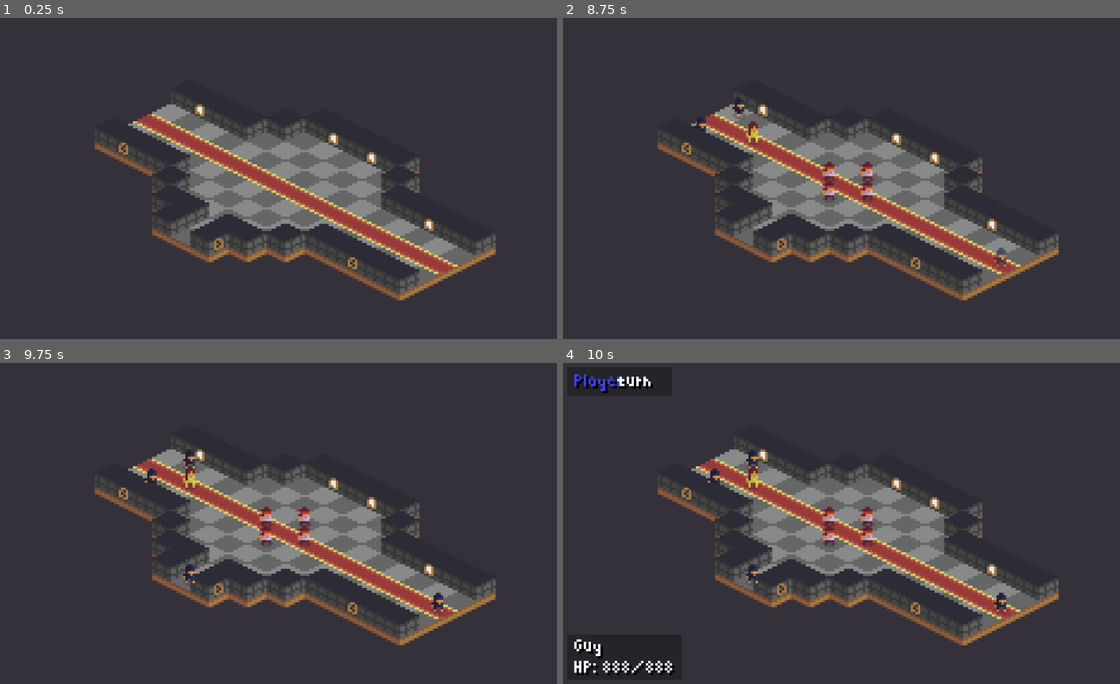
Above: before the commit, frames 1-4 (two rows, left to right).
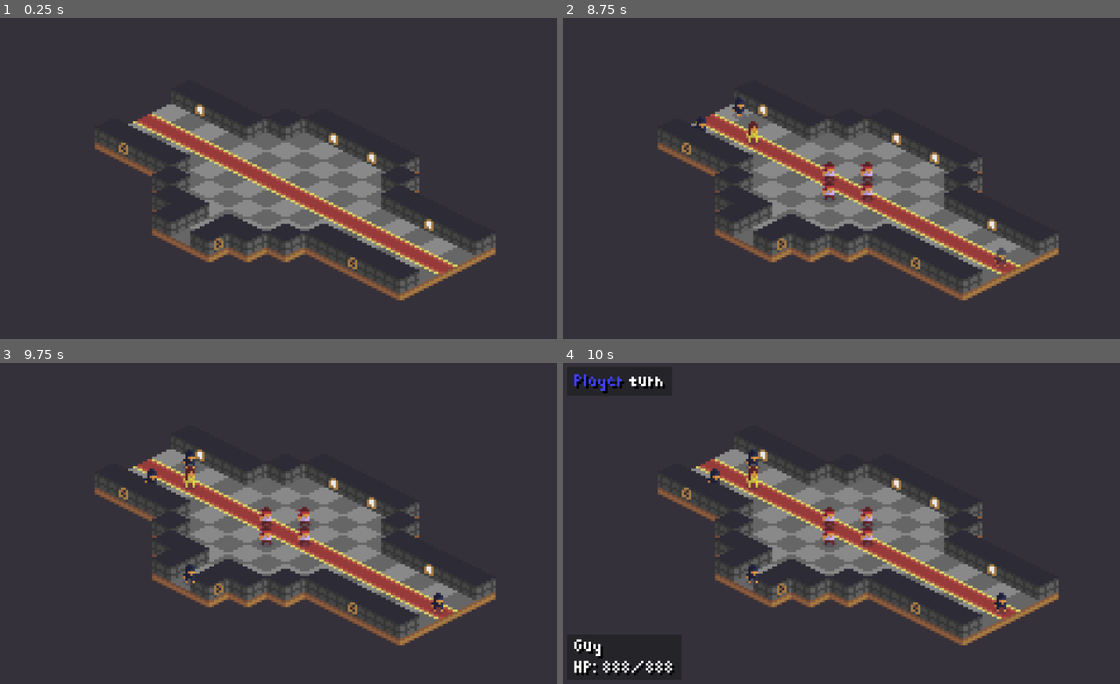
Above: after the commit, the same moments.

Repository: steambap/bit-tactics
Game: Godot game, scene res://scenes/01_castle.tscn
Two runs of this game, one before a commit and one after it. Both use one fixed random seed, a clock stepped at 60 frames per second and the inputs below.
Inputs:
- Up to frame 1 (0.25 s): no input
- Up to frame 2 (8.75 s): tap Enter (ui_accept) at 0.5, 0.77, 1.52, 3.02, 3.77, 4.25, 4.52, 5.75, 6.02, 6.5, 6.77, 7.25, 7.52, 8 s
- Up to frame 3 (9.75 s): tap Enter (ui_accept) at 9.02 s
- Up to frame 4 (10 s): tap Enter (ui_accept) at 9.77 s

Frames 1-3 are identical in both runs. In frame 4, 0.2% of the frame differs, in the area x 9-19%, y 4-9%.

Commit message:
start battle

Diff:
--- a/nodes/battle_manager.gd
+++ b/nodes/battle_manager.gd
@@ -35,6 +35,7 @@
 		$ui/BBBB/turn_panel/turn.set("custom_colors/font_color", Color(1.0, 0.25, 0.25, 1.0))
 
 	set_process_input(true)
+	_on_letTheBattle_intro_has_ended()
 
 func set_turn(_turn):
 	for actor in scene.get_actors():
@@ -137,6 +138,6 @@
 
 func _on_letTheBattle_intro_has_ended():
 	activate(true)
-	get_cursor().set_hidden(false)
+	get_cursor().show()
 	get_cursor().activate(true)
 	pass # replace with function body
--- a/nodes/battle_manager.tscn
+++ b/nodes/battle_manager.tscn
@@ -55,6 +55,33 @@
 	active = enable
 "
 
+[sub_resource type="GDScript" id=7]
+script/source = "extends Panel
+
+func _ready():
+	# Called every time the node is added to the scene.
+	# Initialization here
+	pass
+
+func update_info(actor):
+	$name.set_text(actor.actorName)
+
+	#if it's an enemy, show its name red, otherwise, blue
+	if actor.get_group() > 0:
+		$name.set(\"custom_colors/font_color\", Color(1.0, 0.25, 0.25, 1.0))
+	else:
+		$name.set(\"custom_colors/font_color\", Color(0.25, 0.25, 1.0, 1.0))
+
+	$health/value.set_text(str(actor.HP, \"/\", actor.maxHP))
+
+func _on_battle_has_found_an_actor(actor):
+	if actor == null:
+		self.hide()
+	else:
+		update_info(actor)
+		self.show()
+"
+
 [sub_resource type="DynamicFont" id=2]
 size = 8
 font_data = ExtResource( 2 )
@@ -99,6 +126,10 @@
 margin_bottom = 133.0
 size_flags_horizontal = 2
 size_flags_vertical = 2
+script = SubResource( 7 )
+__meta__ = {
+"_edit_use_anchors_": false
+}
 
 [node name="name" type="Label" parent="ui/BEBE/actor_info"]
 margin_left = 3.0
@@ -178,14 +209,18 @@
 text = "Player"
 
 [node name="turn_post" type="Label" parent="ui/BBBB/turn_panel/turn"]
-anchor_left = 0.5
+anchor_left = 0.67
 anchor_right = 1.0
 margin_left = 4.0
-margin_right = -15.0
-margin_bottom = 9.0
+margin_top = 0.188297
+margin_right = 5.0
+margin_bottom = 9.1883
 custom_fonts/font = SubResource( 6 )
 custom_colors/font_color_shadow = Color( 0, 0, 0, 1 )
 text = "turn"
+__meta__ = {
+"_edit_use_anchors_": false
+}
 
 [node name="EEEE" type="Control" parent="ui"]
 visible = false
@@ -197,3 +232,6 @@
 __meta__ = {
 "_edit_use_anchors_": false
 }
+[connection signal="has_found_an_actor" from="." to="ui/BEBE/actor_info" method="_on_battle_has_found_an_actor"]
+[connection signal="has_clicked" from="cursor" to="." method="_on_cursor_has_clicked"]
+[connection signal="has_moved" from="cursor" to="." method="_on_cursor_has_moved"]
Not shown: 1 places in nodes/battle_manager.tscn that only renumber resources
